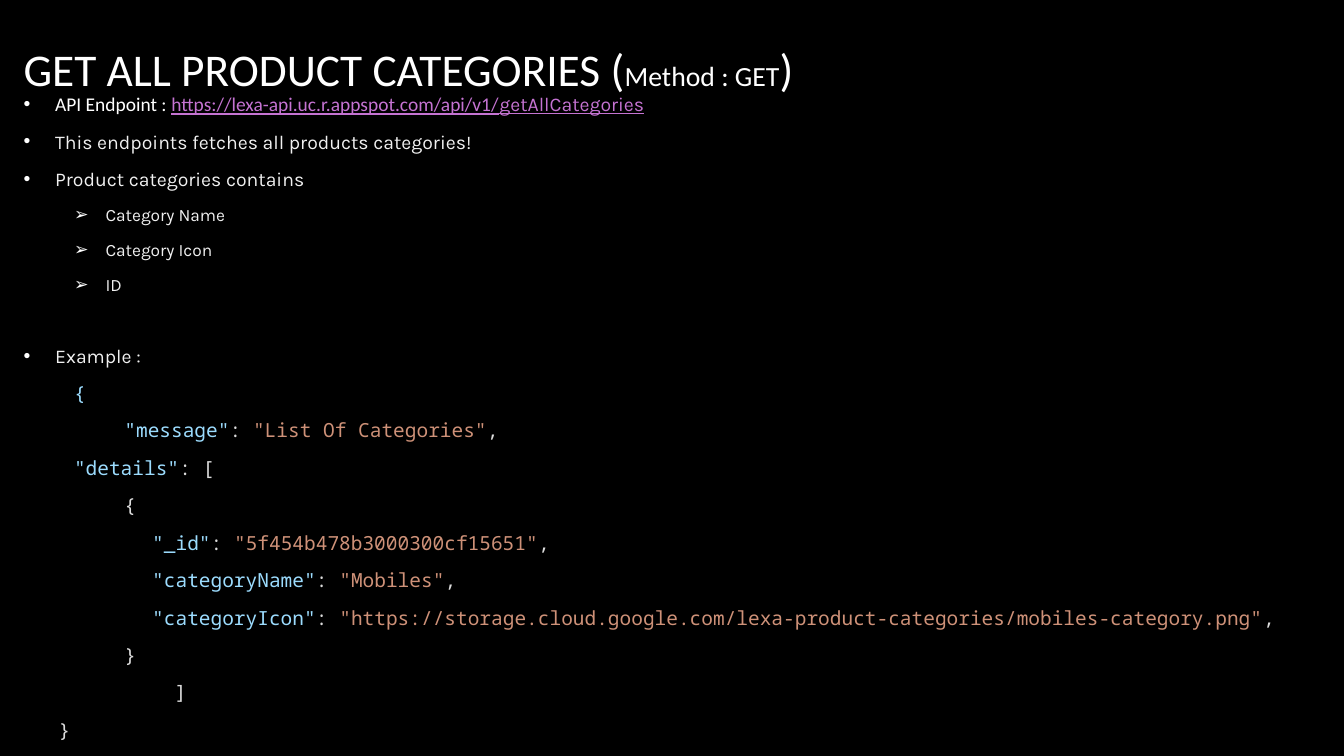
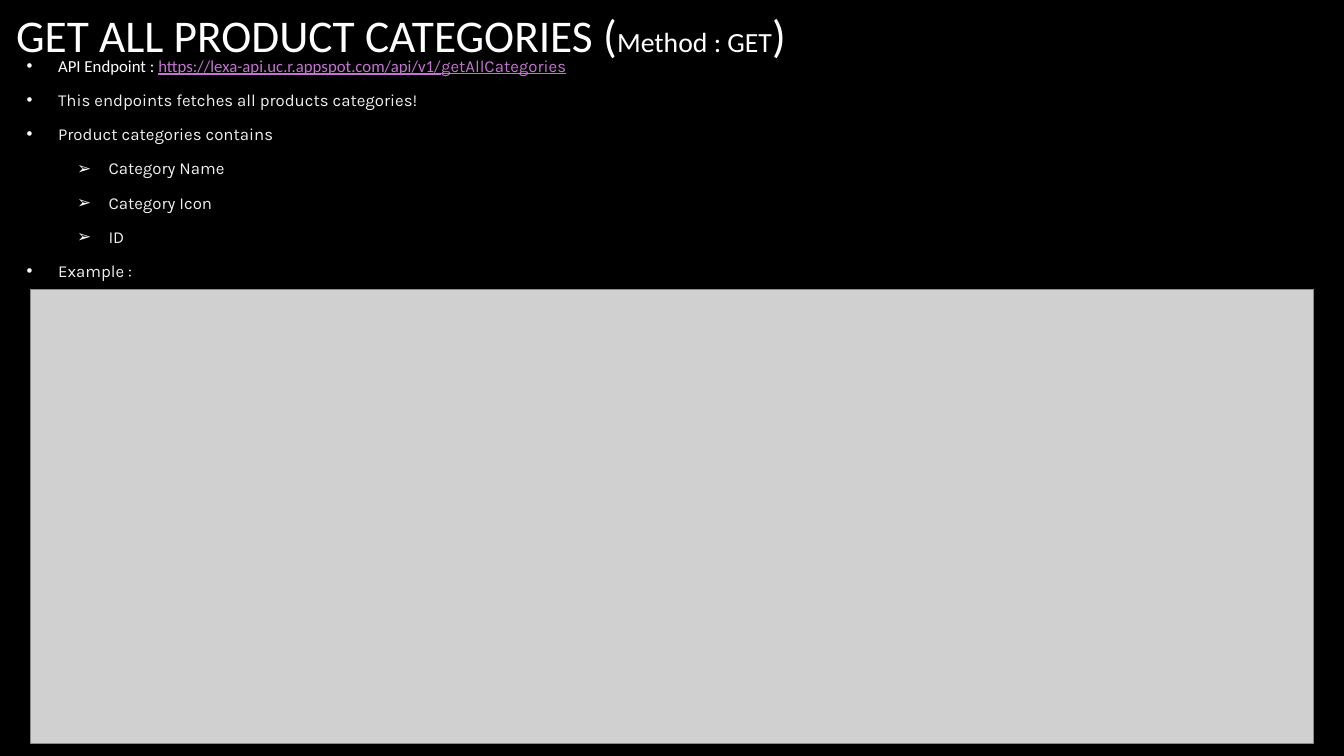
Before and after one commit to praveennagaraj97/e-commerce-using-react-and-express, a slide deck: slide 2 of Docs/API/product.pptx. Drawn at 1344x756 pixels with LibreOffice and Linux fonts; fonts in the diff are those of the drawing; grey boxes stand for pictures; background and template pictures are left out. Boxes give left, top, right and bottom in pixels: in the first picture for what was removed or moved away, otherwise in the second. Text is boxed around its words. In the diff, an @@ line names an element or a change of style, - is before the commit and + after.

Commit message:
new endpoints with example pics added

```diff
--- a/Docs/API/product.pptx
+++ b/Docs/API/product.pptx
@@ title "GET ALL PRODUCT CATEGORIES (Method ...": place and size @@
-title "GET ALL PRODUCT CATEGORIES (Method ..." at bbox=[24, 56, 780, 98]
+title "GET ALL PRODUCT CATEGORIES (Method ..." at bbox=[16, 22, 772, 63]
@@ text "API Endpoint : https://lexa-api.uc.r.appspot.com/api/v1/getA ...": place and size @@
-text "API Endpoint : https://lexa-api.uc.r.appspot.com/api/v1/getA ..." at bbox=[55, 97, 1274, 630]
+text "API Endpoint : https://lexa-api.uc.r.appspot.com/api/v1/getA ..." at bbox=[58, 60, 566, 281]
@@ text "API Endpoint : https://lexa-api.uc.r.appspot.com/api/v1/getA ..." at bbox=[58, 60, 566, 281]: size 13.9 to 12 pt in "API Endpoint : https://lexa-api.uc.r.appspot.com/api/v1/getA ...", "This endpoints fetches all products categories!", "Product categories contains", "Example :"; size 12.4 to 12 pt in "Category Name", "Category Icon", "ID" @@
@@ picture added at bbox=[30, 289, 1314, 744] @@
@@ text at bbox=[74, 422, 1274, 630]: paragraphs removed @@
-{
-"message": "List Of Categories",
-"details": [
-{
-"_id": "5f454b478b3000300cf15651",
-"categoryName": "Mobiles",
-"categoryIcon": "https://storage.cloud.google.com/lexa-product-categories/mobiles-category.png",
-}
-]
-}
```
Also in this commit, not shown: 2 other slides changed, 1 slide added, 7 other files.
